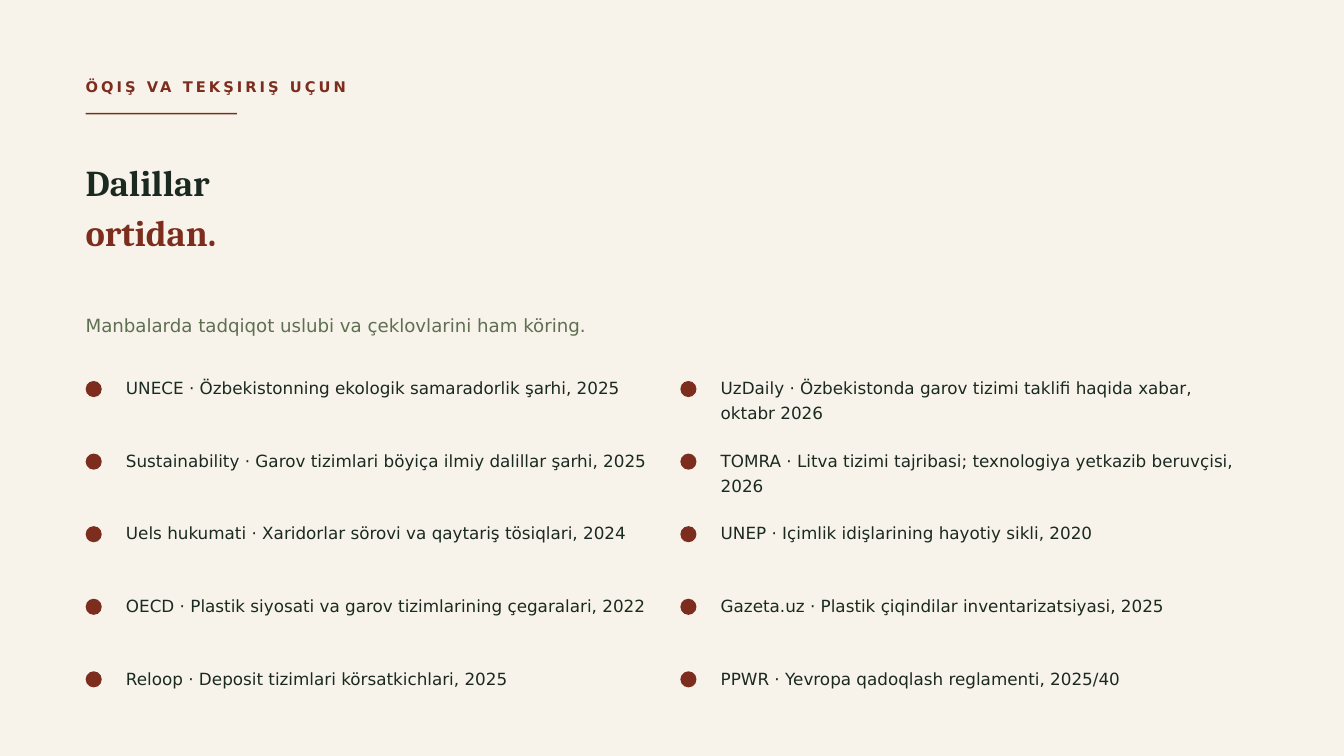
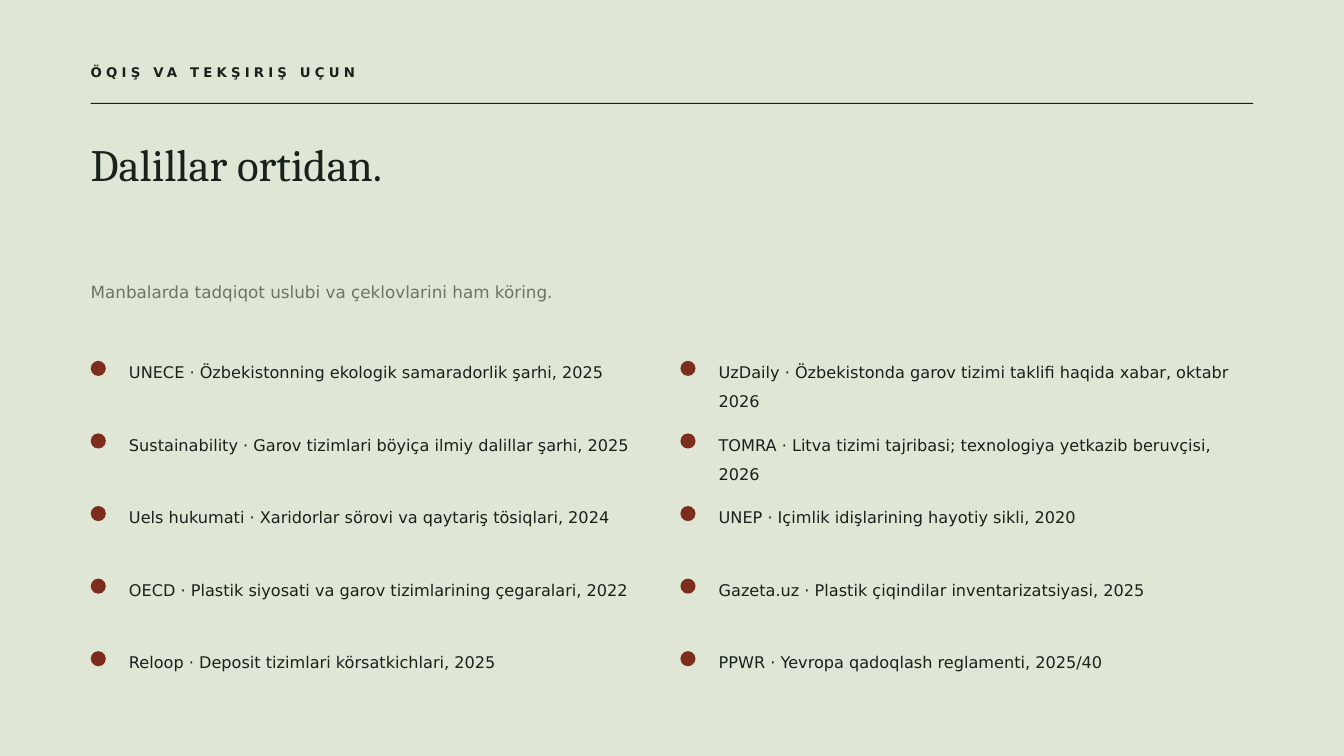
Before and after one commit to jasur-ai/brag, a slide deck: slide 15 of ekologiya-taqdimot.pptx (slide 19 before the commit). Drawn at 1344x756 pixels with LibreOffice and Linux fonts; fonts in the diff are those of the drawing. Boxes give left, top, right and bottom in pixels: in the first picture for what was removed or moved away, otherwise in the second. Text is boxed around its words. In the diff, an @@ line names an element or a change of style, - is before the commit and + after.

Commit message:
deck: saytni PPT ga aylantirish — sayt klon ko‘rinishi (16 slayd, 281 animatsiya)
- slaydlar sayt seksiyalari tartibida: hero (mountains.jpg) → plastikning yöli
  (eco-river) → qutiga tuşdi → taşlaş emas → ikkita taqdir (fork lentalari + marquee)
  → journey ticket (mahalla gravürasi + garov cheki) → uch karta → garov avtomati
  → tört tomon → ÖZBEKISTON RAQAMLARI → JAHON → Litva 100/92 shisha turi
  → 91,9/85/31 halqalar → chegara → manbalar → yakun
- sayt ranglari: paper F4F3EB / ink 18221B / cream E9DDC6 / rust 7C2D1E
- sayt rasmlari embedded: mountains.jpg, eco-river-illustration.png,
  eco-mahalla-engraving.png (credits.json dagi AI ishlar — screenshot emas)
- animatsiyalar native: scattered letters compose, ring wheel, grow count-up,
  fork wipe, marquee fly, scan stretch, coins motion, bottle grid zoom (har biri bitta marta)
- tekshiruv: 16/16 slayd, 13 tur trans, 15 tur effekt, 281 effekt, alfavit toza

```diff
--- a/ekologiya-taqdimot.pptx
+++ b/ekologiya-taqdimot.pptx
@@ background #F7F3EA to #DFE6D5 @@
@@ text "ÖQIŞ VA TEKŞIRIŞ UÇUN": place and size @@
-text "ÖQIŞ VA TEKŞIRIŞ UÇUN" at (147, 81, 172, 92)
+text "ÖQIŞ VA TEKŞIRIŞ UÇUN" at (91, 66, 355, 80)
@@ text "ÖQIŞ VA TEKŞIRIŞ UÇUN" at (91, 66, 355, 80): size 10.5 to 9.5 pt, text colour #7C2D1E to #18221B, letter spacing 2.2 to 3 pt @@
@@ rectangle removed at (86, 113, 237, 114) @@
@@ rectangle added at (91, 103, 1253, 104), fill #18221B @@
@@ text at (91, 150, 382, 182): text changed; size 26 to 32 pt; text colour #1B2A20 to #18221B; bold off @@
-Dalillar
-ortidan.
+Dalillar ortidan.
@@ text "Manbalarda tadqiqot uslubi va çeklovlarini ...": place and size @@
-text "Manbalarda tadqiqot uslubi va çeklovlarini ..." at (86, 318, 585, 336)
+text "Manbalarda tadqiqot uslubi va çeklovlarini ..." at (91, 285, 553, 302)
@@ text "Manbalarda tadqiqot uslubi va çeklovlarini ..." at (91, 285, 553, 302): size 13 to 12 pt, text colour #5F6F52 to #6B7563; line spacing 1.3 to 1.5 @@
@@ 5 texts, 5 ellipses: place and size @@
-5 texts, 5 ellipses at (86, 381, 646, 689)
+5 texts, 5 ellipses at (91, 361, 629, 672)
@@ 5 texts, 5 ellipses: place and size @@
-5 texts, 5 ellipses at (681, 381, 1233, 689)
+5 texts, 5 ellipses at (681, 361, 1228, 672)
@@ size 12 to 11.5 pt, text colour #1B2A20 to #18221B; line spacing 1.25 to 1.5 in 10 elements at (719, 510, 1076, 527), (719, 365, 1228, 408), (719, 583, 1144, 600), (719, 438, 1211, 481), (719, 655, 1102, 672), (129, 510, 609, 527), (129, 365, 603, 382), (129, 438, 629, 455), (129, 583, 628, 600), (129, 655, 495, 672) @@
```
Also in this commit, not shown: 15 other slides changed, 4 slides removed, 1 other file.
